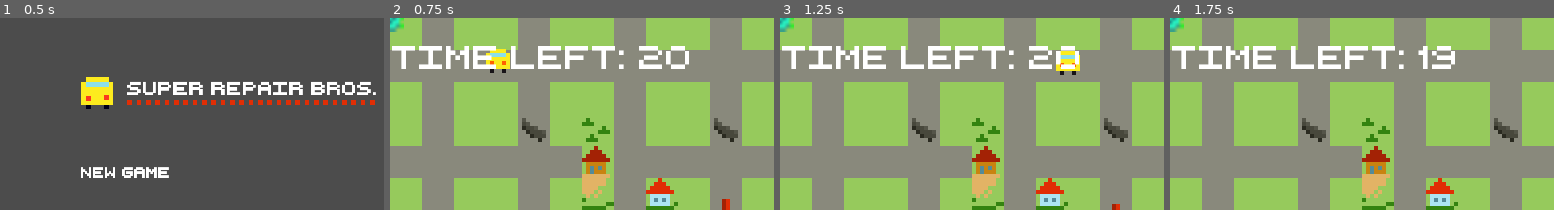
Above: before the commit, frames 1-4 (left to right).
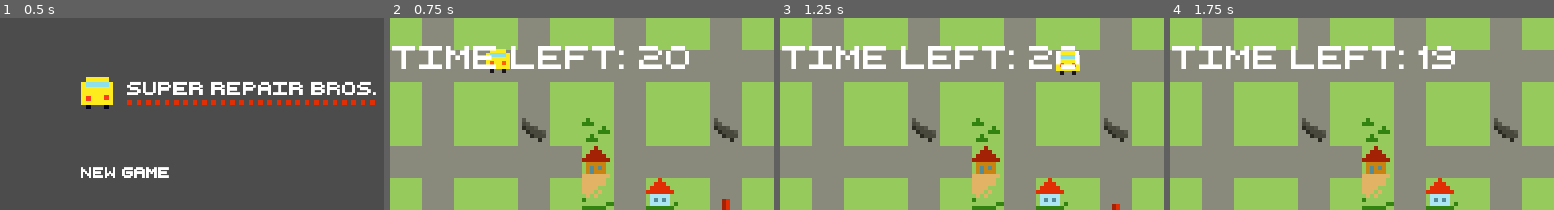
Above: after the commit, the same moments.

Repository: super-repair-bros/super-repair-bros
Game: Godot game, scene res://Scenes/TitleScreen/TitleScreen.tscn
Same seed, same stepped clock (60 frames per second), same inputs: the game is played once before the commit and once after it.
Inputs (mouse positions are % of the whole screen's width and height, from its top left):
- Up to frame 1 (0.5 s): no input
- Up to frame 2 (0.75 s): click (30, 40) at 0.5 s
- Up to frame 3 (1.25 s): no input
- Up to frame 4 (1.75 s): move the mouse to (72, 45) at 1.27 s; press the mouse at (72, 45) at 1.28 s; hold D (right) from 1.28 s (still down)
The pictures show only the part of the screen within x 0-50%, y 0-50%; the shares and areas given below are measured in that part.

Frame 1 is identical in both runs. In frame 2, 0.2% of the frame differs, in the area x 0-4%, y 0-8%; in frame 3, 0.2%; in frame 4, 0.2%.

Commit message:
More preparations for turtles

Diff:
--- a/Scenes/level/level.gd
+++ b/Scenes/level/level.gd
@@ -9,6 +9,7 @@
 	time_begin = OS.get_ticks_usec()
 	time_delay = AudioServer.get_time_to_next_mix() + AudioServer.get_output_latency()
 	$BackgroundMusic.play()
+
 
 func _process(delta):
 	# Obtain from ticks.
--- a/Scenes/level/level.tscn
+++ b/Scenes/level/level.tscn
@@ -322,6 +322,8 @@
 
 [node name="turtle" parent="." instance=ExtResource( 16 )]
 [connection signal="successfully_repaired" from="." to="GUI" method="_on_level_successfully_repaired"]
+[connection signal="placeturtle" from="tiles" to="turtle" method="_on_tiles_placeturtle"]
+[connection signal="showturtle" from="tiles" to="turtle" method="_on_tiles_showturtle"]
 [connection signal="timeout" from="MyCar/RepairTimer" to="." method="_on_RepairTimer_timeout"]
 [connection signal="GameOver" from="GUI" to="." method="_on_GUI_GameOver"]
 [connection signal="is_repaired" from="Wrack" to="." method="_on_Wrack_is_repaired"]
--- a/Scenes/level/tiles.gd
+++ b/Scenes/level/tiles.gd
@@ -4,6 +4,9 @@
 export var levelheight = 4
 
 var turtlelocations = []
+
+signal placeturtle
+signal showturtle
 
 # Called when the node enters the scene tree for the first time.
 func _ready():
--- /dev/null
+++ b/Scenes/turtle/turtle.gd
@@ -0,0 +1,15 @@
+extends KinematicBody2D
+
+signal makevisible
+signal placeme
+
+func _ready():
+	visible = false
+
+
+func _on_tiles_placeturtle():
+	pass # Replace with function body.
+
+
+func _on_tiles_showturtle():
+	pass # Replace with function body.
--- a/Scenes/turtle/turtle.tscn
+++ b/Scenes/turtle/turtle.tscn
@@ -1,11 +1,13 @@
-[gd_scene load_steps=3 format=2]
+[gd_scene load_steps=4 format=2]
 
 [ext_resource path="res://Assets/Graphics/objects/turtle.png" type="Texture" id=1]
+[ext_resource path="res://Scenes/turtle/turtle.gd" type="Script" id=2]
 
 [sub_resource type="RectangleShape2D" id=1]
 extents = Vector2( 3.36573, 2.94554 )
 
 [node name="turtle" type="KinematicBody2D"]
+script = ExtResource( 2 )
 
 [node name="Sprite" type="Sprite" parent="."]
 texture = ExtResource( 1 )
